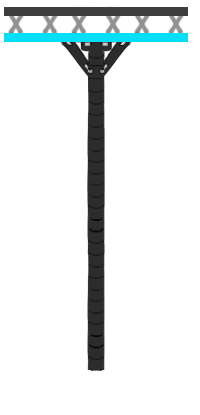
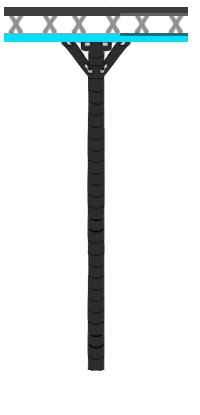
Layer changes from the first 200 × 415 image to the second:
painted on "Calque 14" over bbox(120, 13, 188, 36)
